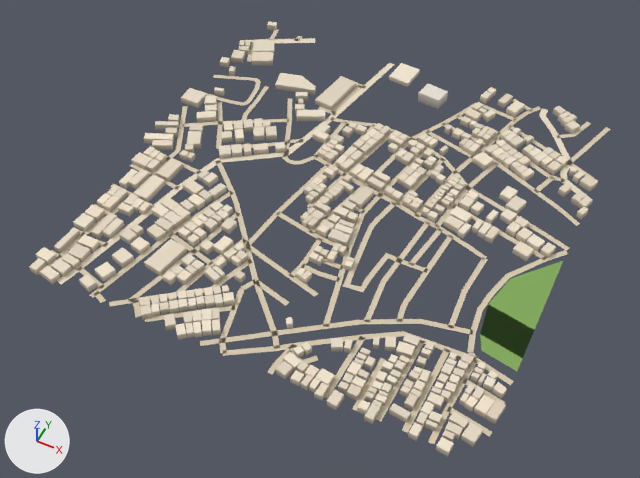
Before and after pictures for a commit that changed the glTF model public/assets/bengaluru-region-v1/tiles/t-7_-11-l1.glb.
Rendered twice from a 50 mm camera at (-2957.0, -5903.0, 727.0) aimed at (-3259.0, -5298.0, -29.0). The lights are fixed; the arrows at lower left show +X, +Y and +Z. The older version comes first. Vertices at exactly the same position are counted once.

The older version as bpy lines, for what is in view:
```python
me_building = bpy.data.meshes.new('building')
me_building.from_pydata(...)  # 3636 vertices, 4547 faces; spans x -12.0..505.0, y -7.0..507.0, z 0.0..14.0
me_building.materials.append(mat_building)
me_ground = bpy.data.meshes.new('ground')
me_ground.from_pydata(...)  # 1069 vertices, 852 faces; spans x -3.0..502.0, y -3.0..504.0, z 1.0
me_ground.materials.append(mat_ground)
# before: 543 (202.0, 499.0, 1.0) at pixel (394, 64), 544 (195.0, 501.0, 1.0) at pixel (389, 62), 545 (197.0, 468.0, 1.0) at pixel (381, 76), 546 (189.0, 470.0, 1.0) at pixel (376, 74)
ob_building = bpy.data.objects.new('building', me_building)
ob_building.location = (-3500.0, -5500.0, 0.0)
ob_ground = bpy.data.objects.new('ground', me_ground)
ob_ground.location = (-3500.0, -5500.0, 0.0)
```
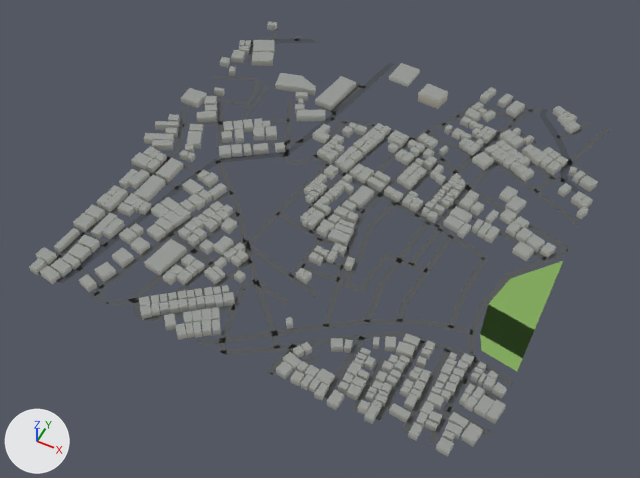
Boxes [x1, y1, x2, y2] around the edits, measured in the pictures (640 x 478 px; the box of a moved part takes in the faces that stretch with it):
'ground', reshaped: before [38, 29, 610, 444]; after [38, 29, 610, 445]
part 1 of me_building, recoloured (darker): [29, 22, 598, 455] in both
part 2 of me_ground, rebuilt: before [508, 126, 546, 150]; after [508, 125, 546, 150]
part 3 of me_ground, moved or reshaped: before [38, 29, 610, 444]; after [38, 29, 610, 445]
part 4 of me_ground, moved or reshaped: before [364, 62, 394, 89]; after [364, 63, 395, 89]
part 5 of me_ground, recoloured: [46, 39, 584, 437] in both

What the commit changed:
me_building is used by ob_building; location (-3500.0, -5500.0, 0.0).
me_building had 3636 vertices, 4547 faces and spanned x -12.0..505.0, y -7.0..507.0, z 0.0..14.0.
me_building now has 3636 vertices, 5458 faces and spans x -12.0..505.0, y -7.0..507.0, z 0.0..14.0.
me_building part 1: 4547 kept faces spanning x -12.0..505.0, y -7.0..507.0, z 0.0..14.0 get new vertex colours.
me_ground is used by ob_ground; location (-3500.0, -5500.0, 0.0).
Verts and faces of me_ground; kept vertices keep their numbers, new ones are numbered from 1069.
me_ground had 1069 vertices, 852 faces and spanned x -3.0..502.0, y -3.0..504.0, z 1.0.
me_ground now has 1093 vertices, 874 faces and spans x 0.0..500.0, y 0.0..500.0, z 1.0.
me_ground part 2: the loose piece of 10 vertices spanning x 377.0..461.0, y 414.0..452.0, z 1.0 is rebuilt with 10 vertices and now spans x 377.0..461.0, y 415.0..451.0, z 1.0.
Part 3, on me_ground:
46 vertices are removed from x -3.0..502.0, y -3.0..503.0, z 1.0.
72 faces are deleted.
3 vertices in x 400.0..433.0, y 68.0..69.0, z 1.0 move by (0.0, -2.0, 0.0).
35 vertices move from x -2.0..502.0, y -3.0..504.0, z 1.0 to x 0.0..500.0, y 0.0..500.0, z 1.0.
70 vertices are added at x 0.0..500.0, y 0.0..500.0, z 1.0.
94 new faces join them.
Part 4, on me_ground:
Vertex 543 moves to (203.0, 500.0, 1.0), pixel (394, 64).
Vertex 544 moves to (194.0, 500.0, 1.0), pixel (389, 62).
Vertex 546 moves to (190.0, 473.0, 1.0), pixel (377, 73).
Vertex 545 moves to (198.0, 471.0, 1.0), pixel (382, 75).
me_ground part 5: 740 kept faces spanning x 0.0..500.0, y 0.0..500.0, z 1.0 get new vertex colours; the middle colour goes from beige #d7c9ae to dark grey #535556.
